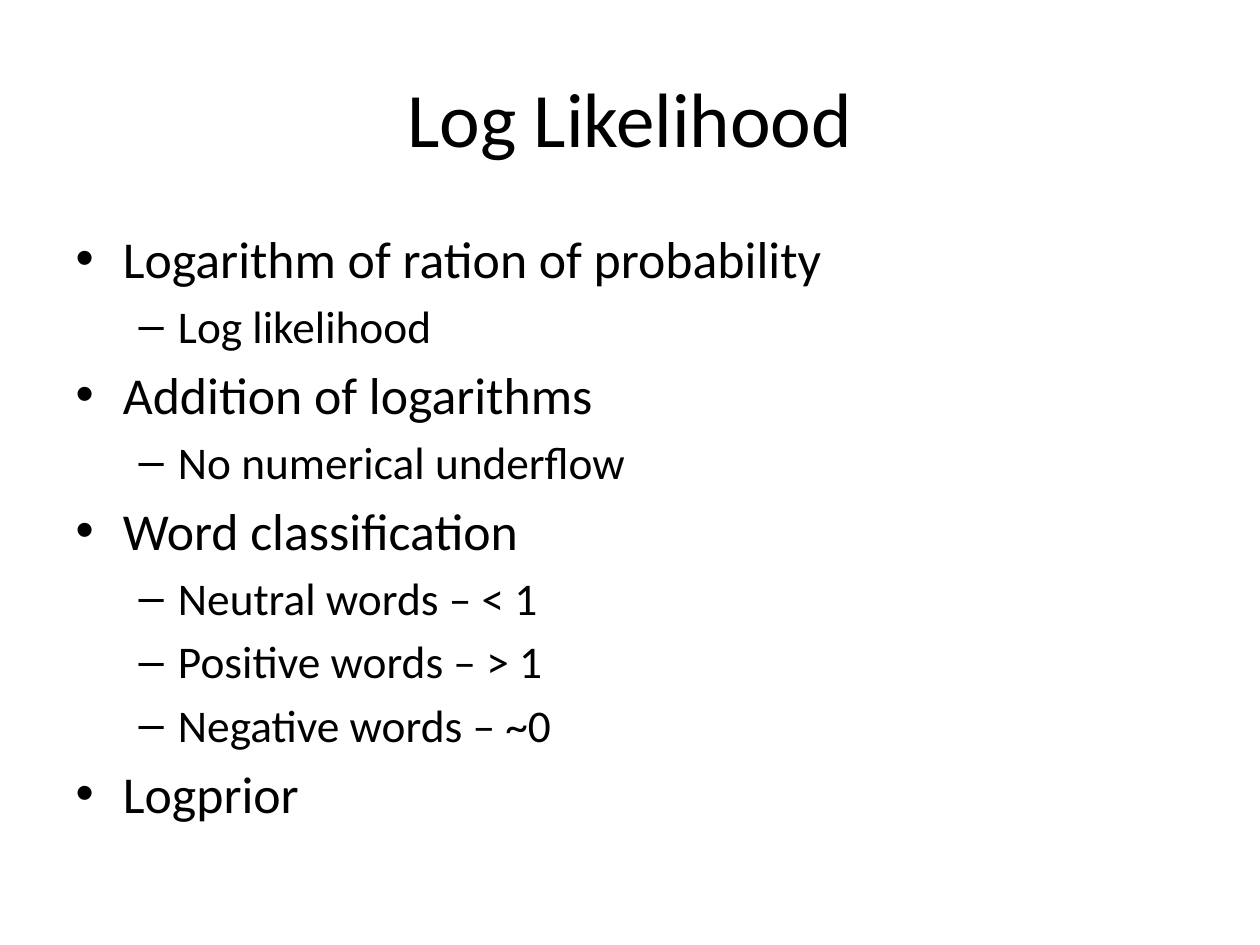
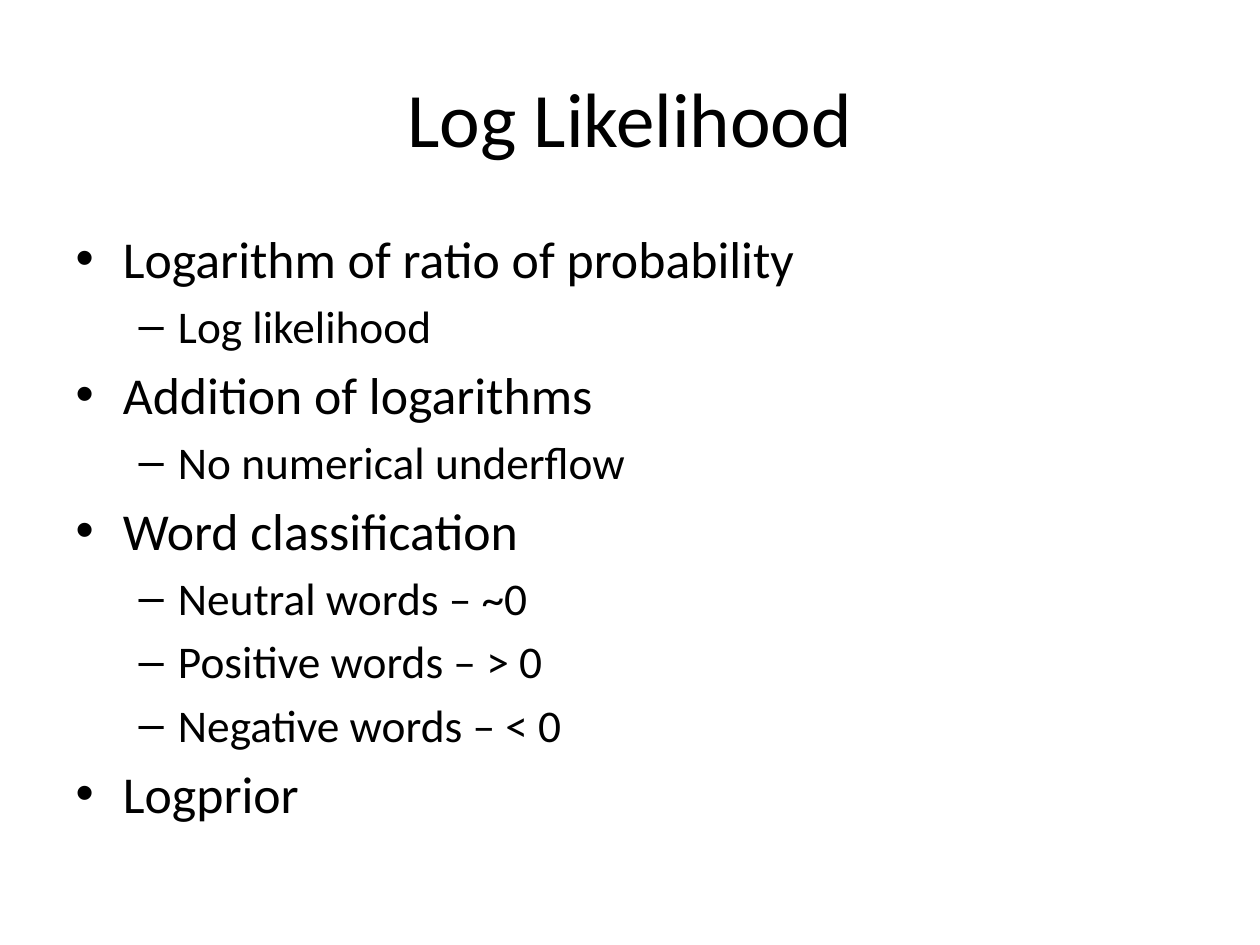
Before and after one commit to look4pritam/ArtificialIntelligence, a slide deck: slide 22 of MachineLearning/NaiveBayes/NaiveBayes.pptx. Drawn at 1260x945 pixels with LibreOffice and Linux fonts; fonts in the diff are those of the drawing. Boxes give left, top, right and bottom in pixels: in the first picture for what was removed or moved away, otherwise in the second. Text is boxed around its words. In the diff, an @@ line names an element or a change of style, - is before the commit and + after.

```diff
--- a/MachineLearning/NaiveBayes/NaiveBayes.pptx
+++ b/MachineLearning/NaiveBayes/NaiveBayes.pptx
@@ text at (x1=123, y1=242, x2=794, y2=287): text changed @@
-• Logarithm of ration of probability
+• Logarithm of ratio of probability
@@ text at (x1=178, y1=583, x2=561, y2=750): text changed @@
-  – Neutral words – < 1
-  – Positive words – > 1
-  – Negative words – ~0
+  – Neutral words – ~0
+  – Positive words – > 0
+  – Negative words – < 0
```
Also in this commit, not shown: 1 other slide changed, 1 other file.
